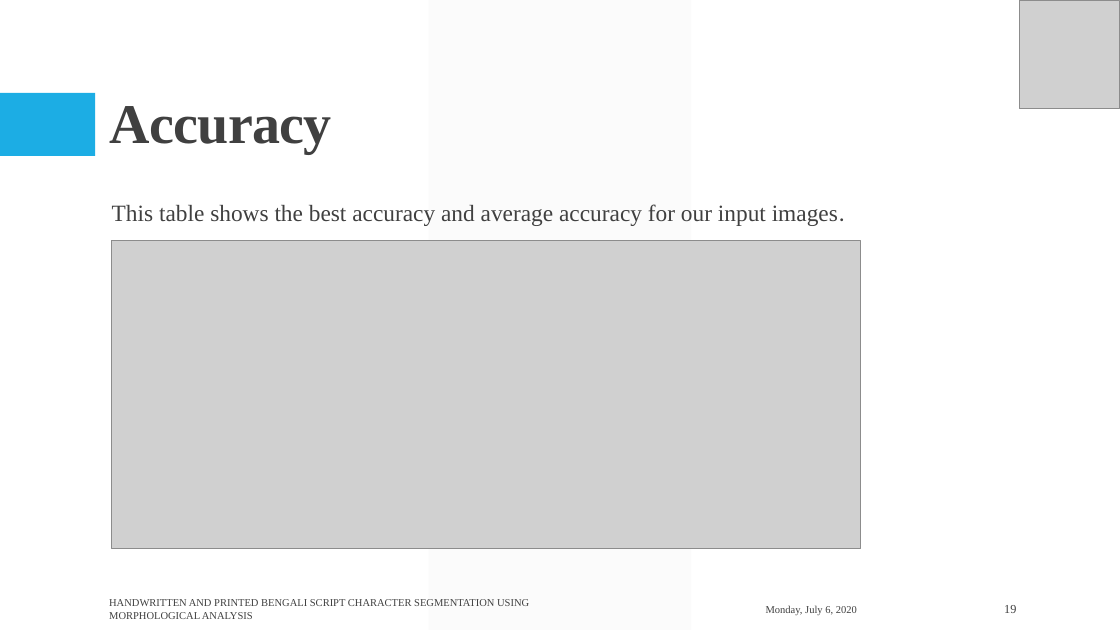
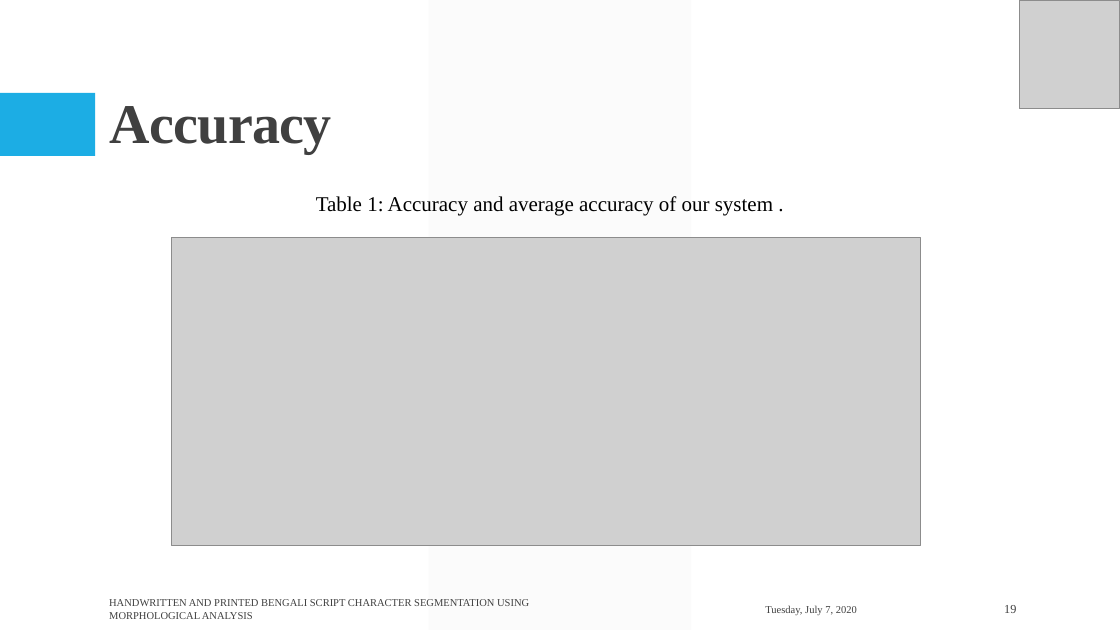
Before and after one commit to Arik096/project, a slide deck: slide 19 of book/puja.pptx. Drawn at 1120x630 pixels with LibreOffice and Linux fonts; fonts in the diff are those of the drawing; grey boxes stand for pictures. Boxes give left, top, right and bottom in pixels: in the first picture for what was removed or moved away, otherwise in the second. Text is boxed around its words. In the diff, an @@ line names an element or a change of style, - is before the commit and + after.

```diff
--- a/book/puja.pptx
+++ b/book/puja.pptx
@@ text removed at (112, 204, 845, 226) @@
-This table shows the best accuracy and average accuracy for our input images.
@@ text added at (316, 196, 773, 215), 18 pt, text #000000 @@
+Table 1: Accuracy and average accuracy of our system .
@@ picture: place and size @@
-picture at (112, 240, 861, 549)
+picture at (171, 238, 921, 546)
@@ text at (765, 605, 857, 615): text changed @@
-Monday, July 6, 2020
+Tuesday, July 7, 2020
```
Also in this commit, not shown: 24 other slides changed.
